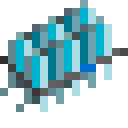
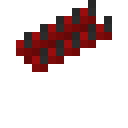
Revision of a layered 128 x 128 image; what changed, layer by layer:
added group "fueltank" with 1 layers above "sgshell" over [16, 0, 112, 72]
added layer "Layer 17" (1st of 3, in "fueltank") in group "fueltank" over [16, 0, 112, 72]
hid group "cryocell" (5 layers) over [0, 0, 128, 112]
removed group "ammo" (3 layers) from group "cryocell" over [0, 0, 112, 112]
removed layer "Layer 9 copy 5" from group "ammo" over [16, 16, 112, 112]
removed layer "Layer 9 copy 4" from group "ammo" over [0, 0, 96, 96]
renamed "Layer 10" to "Layer 18", moved it below "Layer 9", painted on it over [16, 0, 112, 72]
